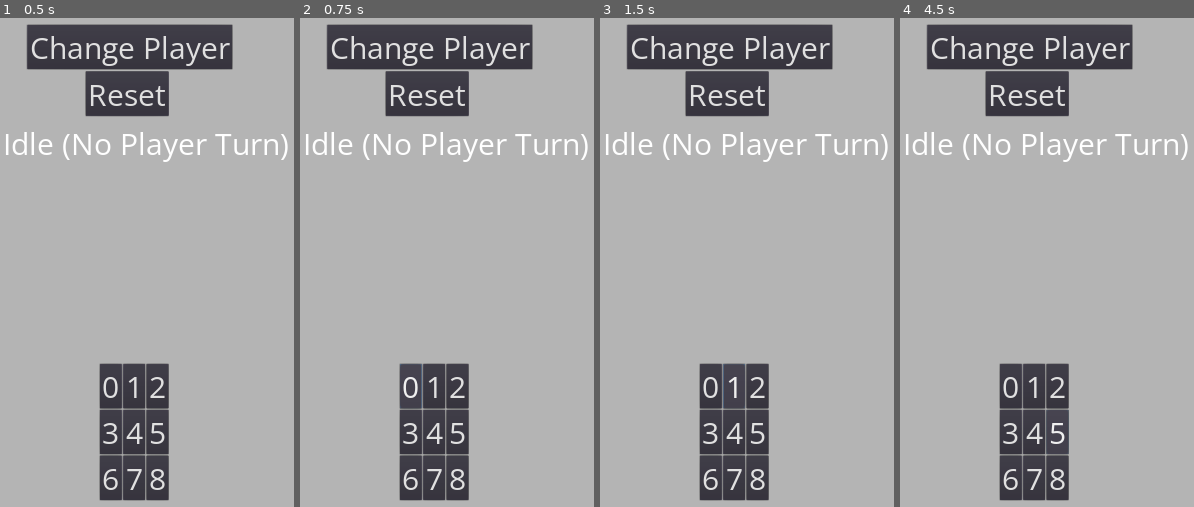
Above: before the commit, frames 1-4 (left to right).
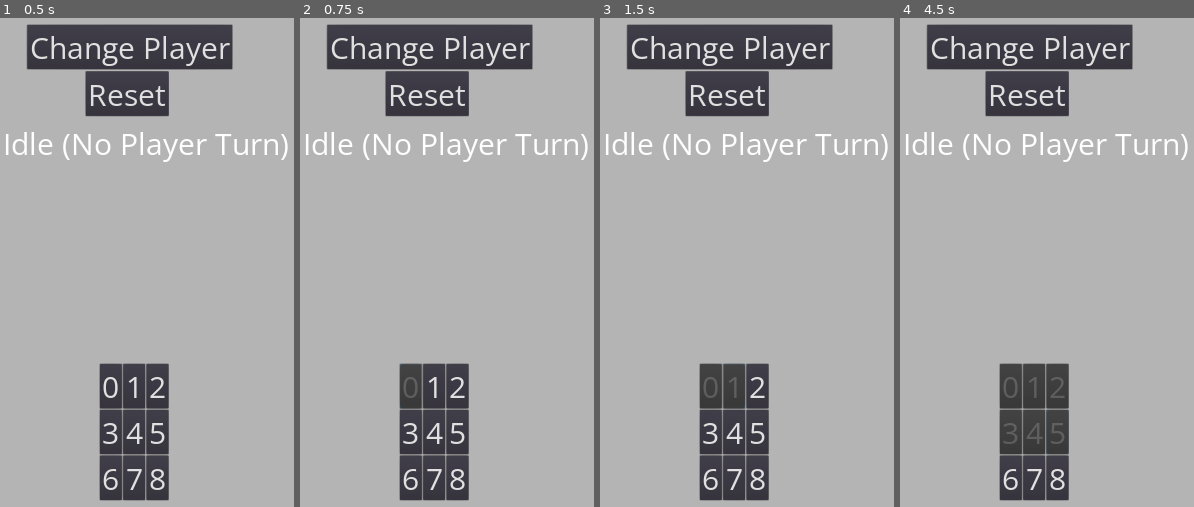
Above: after the commit, the same moments.

Repository: Kynot54/tic-tac-toe-21
Game: Godot game, scene res://TicTac.tscn
Same seed, same stepped clock (60 frames per second), same inputs: the game is played once before the commit and once after it. This scene is started directly instead of the project's main scene.
Inputs:
- Up to frame 1 (0.5 s): no input
- Up to frame 2 (0.75 s): click "0" at 0.5 s
- Up to frame 3 (1.5 s): click "1" at 1.25 s
- Up to frame 4 (4.5 s): click "2" at 2 s; click "3" at 2.75 s; click "4" at 3.5 s; click "5" at 4.25 s

Frame 1 is identical in both runs. In frame 2, 0.1% of the frame differs, in the area x 35-41%, y 73-78%; in frame 3, 0.2%; in frame 4, 0.5%, in the area x 35-57%, y 73-88%.

Commit message:
Add tictactoe image grid

Diff:
--- a/TicTac.gd
+++ b/TicTac.gd
@@ -19,6 +19,9 @@
 var player_1_squares = []
 var player_2_squares = []
 
+onready var x_image = load("res://Assets/Images/red-o.png")
+onready var o_image= load("res://Assets/Images/blue-x.png")
+
 # Called when the node enters the scene tree for the first time.
 func _ready():
 	var buttons = $MarginContainer/CenterContainer/TicTacToeGrid.get_children()
@@ -28,14 +31,16 @@
 
 	self.reset_grid()
 
-
 # Called every frame. 'delta' is the elapsed time since the previous frame.
 #func _process(delta):
 #	pass
 
 func on_grid_button_pressed(button, position):
+	var grid_squares = $GridContainer.get_children()
+	button.disabled = true
+
 	if self.round_state == RoundState.PLAYER_1_PICKING:
-		button.text = "X"
+		grid_squares[position].set_texture(x_image)
 		player_1_squares.append(position)
 
 		if self.check_for_win(player_1_squares):
@@ -44,7 +49,7 @@
 			self.game_state = TicTacToeState.PLAYER_1_WIN
 			self.round_state = RoundState.IDLE
 	elif self.round_state == RoundState.PLAYER_2_PICKING:
-		button.text = "O"
+		grid_squares[position].set_texture(o_image)
 		player_2_squares.append(position)
 
 		if self.check_for_win(player_2_squares):
@@ -72,8 +77,13 @@
 	$DEBUGCurrentPlayerLabel.text = "Idle (No Player Turn)"
 	$DEBUGChangePlayerButton.disabled = false
 
-	for i in buttons.size():
-		buttons[i].text = String(i)
+	for button in buttons:
+		button.disabled = false
+
+
+	var image_squares = $GridContainer.get_children()
+	for square in image_squares:
+		square.texture = null
 
 	player_1_squares = []
 	player_2_squares = []
--- a/TicTac.tscn
+++ b/TicTac.tscn
@@ -32,60 +32,69 @@
 margin_bottom = 1820.0
 
 [node name="TicTacToeGrid" type="GridContainer" parent="MarginContainer/CenterContainer"]
-margin_left = 468.0
+margin_left = 406.0
 margin_top = 648.0
-margin_right = 512.0
+margin_right = 573.0
 margin_bottom = 971.0
 theme = ExtResource( 2 )
 columns = 3
 
 [node name="0Buton" type="Button" parent="MarginContainer/CenterContainer/TicTacToeGrid"]
-margin_right = 12.0
+margin_right = 53.0
 margin_bottom = 105.0
+text = "0"
 
 [node name="1Button" type="Button" parent="MarginContainer/CenterContainer/TicTacToeGrid"]
-margin_left = 16.0
-margin_right = 28.0
+margin_left = 57.0
+margin_right = 110.0
 margin_bottom = 105.0
+text = "1"
 
 [node name="2Button" type="Button" parent="MarginContainer/CenterContainer/TicTacToeGrid"]
-margin_left = 32.0
-margin_right = 44.0
+margin_left = 114.0
+margin_right = 167.0
 margin_bottom = 105.0
+text = "2"
 
 [node name="3Button" type="Button" parent="MarginContainer/CenterContainer/TicTacToeGrid"]
 margin_top = 109.0
-margin_right = 12.0
+margin_right = 53.0
 margin_bottom = 214.0
+text = "3"
 
 [node name="4Button" type="Button" parent="MarginContainer/CenterContainer/TicTacToeGrid"]
-margin_left = 16.0
+margin_left = 57.0
 margin_top = 109.0
-margin_right = 28.0
+margin_right = 110.0
 margin_bottom = 214.0
+text = "4"
 
 [node name="5Button" type="Button" parent="MarginContainer/CenterContainer/TicTacToeGrid"]
-margin_left = 32.0
+margin_left = 114.0
 margin_top = 109.0
-margin_right = 44.0
+margin_right = 167.0
 margin_bottom = 214.0
+text = "5"
 
 [node name="6Button" type="Button" parent="MarginContainer/CenterContainer/TicTacToeGrid"]
 margin_top = 218.0
-margin_right = 12.0
+margin_right = 53.0
 margin_bottom = 323.0
+text = "6"
 
 [node name="7Button" type="Button" parent="MarginContainer/CenterContainer/TicTacToeGrid"]
-margin_left = 16.0
+margin_left = 57.0
 margin_top = 218.0
-margin_right = 28.0
+margin_right = 110.0
 margin_bottom = 323.0
+text = "7"
 
 [node name="8Button" type="Button" parent="MarginContainer/CenterContainer/TicTacToeGrid"]
-margin_left = 32.0
+margin_left = 114.0
 margin_top = 218.0
-margin_right = 44.0
+margin_right = 167.0
 margin_bottom = 323.0
+text = "8"
 
 [node name="DEBUGChangePlayerButton" type="Button" parent="."]
 margin_left = 284.0
@@ -111,5 +120,56 @@
 theme = ExtResource( 2 )
 text = "Reset"
 
+[node name="GridContainer" type="GridContainer" parent="."]
+margin_left = 299.0
+margin_top = 361.0
+margin_right = 769.0
+margin_bottom = 831.0
+columns = 3
+
+[node name="0Texture" type="TextureRect" parent="GridContainer"]
+margin_right = 100.0
+margin_bottom = 100.0
+
+[node name="1Texture" type="TextureRect" parent="GridContainer"]
+margin_left = 4.0
+margin_right = 4.0
+
+[node name="2Texture" type="TextureRect" parent="GridContainer"]
+margin_left = 8.0
+margin_right = 8.0
+
+[node name="3Texture" type="TextureRect" parent="GridContainer"]
+margin_top = 4.0
+margin_bottom = 4.0
+
+[node name="4Texture" type="TextureRect" parent="GridContainer"]
+margin_left = 4.0
+margin_top = 4.0
+margin_right = 4.0
+margin_bottom = 4.0
+
+[node name="5Texture" type="TextureRect" parent="GridContainer"]
+margin_left = 8.0
+margin_top = 4.0
+margin_right = 8.0
+margin_bottom = 4.0
+
+[node name="6Texture" type="TextureRect" parent="GridContainer"]
+margin_top = 8.0
+margin_bottom = 8.0
+
+[node name="7Texture" type="TextureRect" parent="GridContainer"]
+margin_left = 4.0
+margin_top = 8.0
+margin_right = 4.0
+margin_bottom = 8.0
+
+[node name="8Texture" type="TextureRect" parent="GridContainer"]
+margin_left = 8.0
+margin_top = 8.0
+margin_right = 8.0
+margin_bottom = 8.0
+
 [connection signal="pressed" from="DEBUGChangePlayerButton" to="." method="_on_DEBUGChangePlayerButton_pressed"]
 [connection signal="pressed" from="DEBUGResetButton" to="." method="_on_DEBUGResetButton_pressed"]
Binary file added: Assets/Images/blue-x.png
Not shown, added: Assets/Images/blue-x.png.import
Binary file added: Assets/Images/red-o.png
Not shown, added: Assets/Images/red-o.png.import
